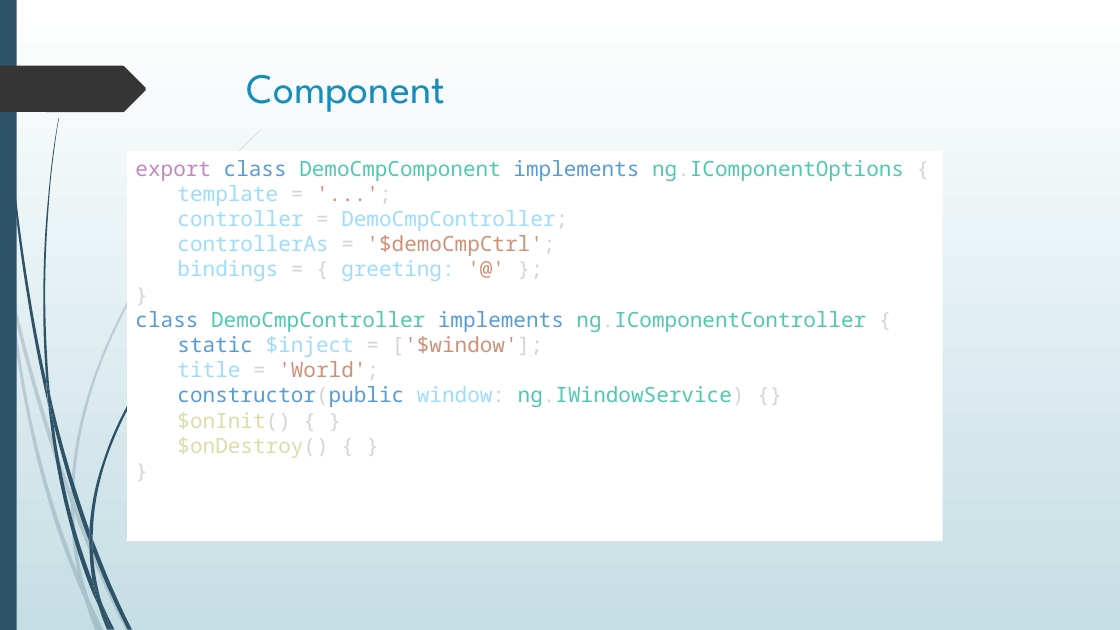
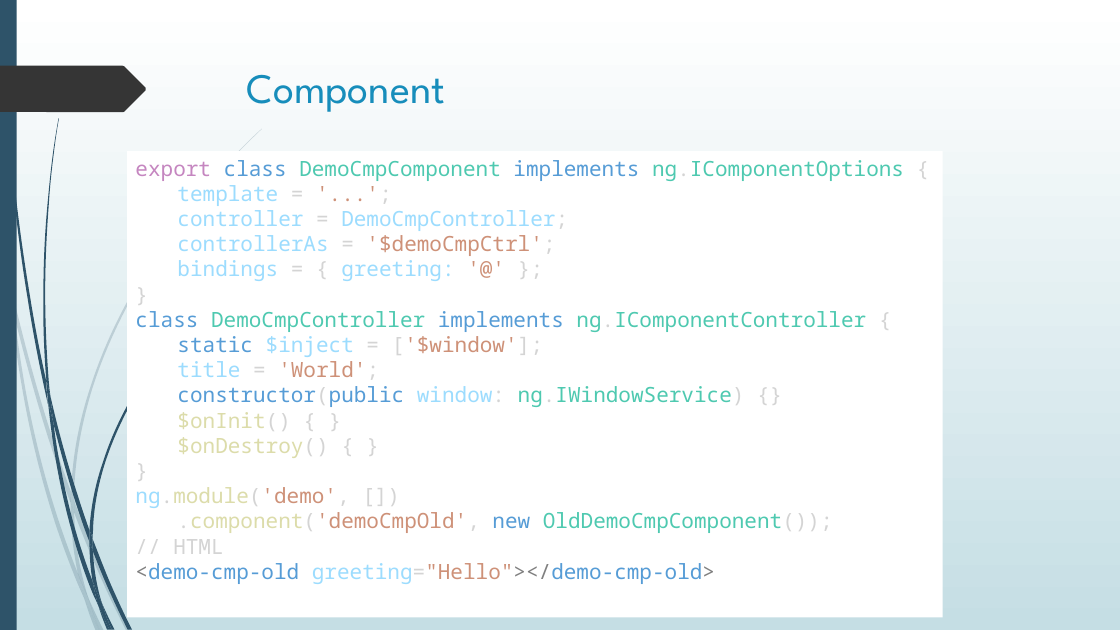
Before and after one commit to Mishurin/frontend-examples, a slide deck: slide 9 of angular/Angular.pptx (slide 7 before the commit). Drawn at 1120x630 pixels with LibreOffice and Linux fonts; fonts in the diff are those of the drawing. Boxes give left, top, right and bottom in pixels: in the first picture for what was removed or moved away, otherwise in the second. Text is boxed around its words. In the diff, an @@ line names an element or a change of style, - is before the commit and + after.

```diff
--- a/angular/Angular.pptx
+++ b/angular/Angular.pptx
@@ rectangle "export class DemoCmpComponent implements ng.IComponentOption ...": place and size @@
-rectangle "export class DemoCmpComponent implements ng.IComponentOption ..." at box(128, 151, 944, 541)
+rectangle "export class DemoCmpComponent implements ng.IComponentOption ..." at box(128, 151, 944, 618)
@@ text in rectangle at box(135, 487, 833, 584): paragraphs added @@
+ng.module('demo', [])
+.component('demoCmpOld', new OldDemoCmpComponent());
+// HTML
+<demo-cmp-old greeting="Hello"></demo-cmp-old>
```
Also in this commit, not shown: 3 slides added, 12 other files.
